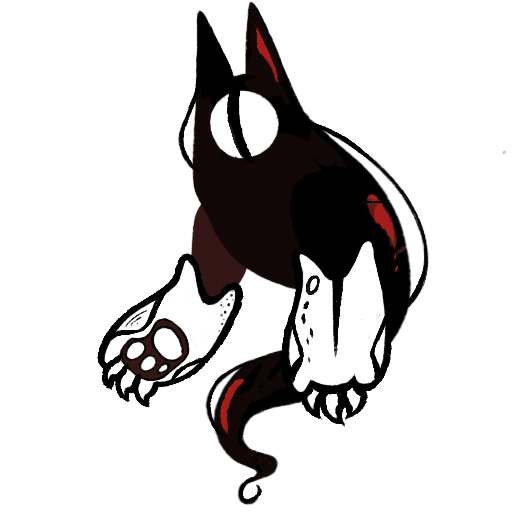
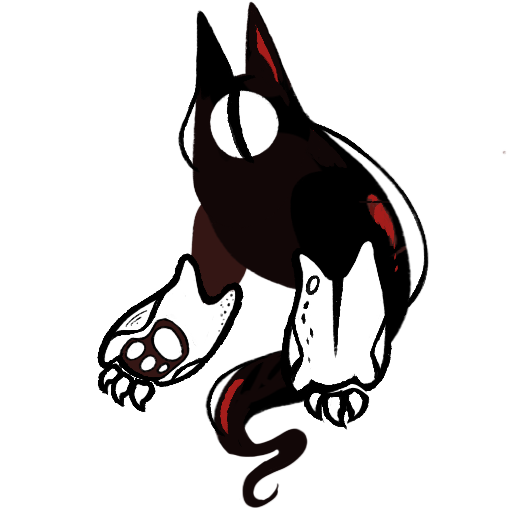
Layered file, before and after one edit (512x512). Changes by layer:
added layer "Layer 5" above "Layer 6" over (304, 388, 328, 422)
added layer "Layer 6" above "Layer 2" over (343, 387, 370, 424)
added layer "Layer 2" above "Calque 7" over (103, 369, 352, 430)
painted on "Calque 7" over (297, 313, 380, 427)
added layer "Layer 3" above "Layer 4" over (97, 363, 123, 395)
added layer "Layer 4" above "Layer 1" over (110, 367, 136, 407)
added layer "Layer 1" above "Calque 5" over (104, 363, 156, 413)
painted on "Calque 5" over (99, 355, 167, 408)
painted on "Calque 8" over (217, 408, 308, 508)
